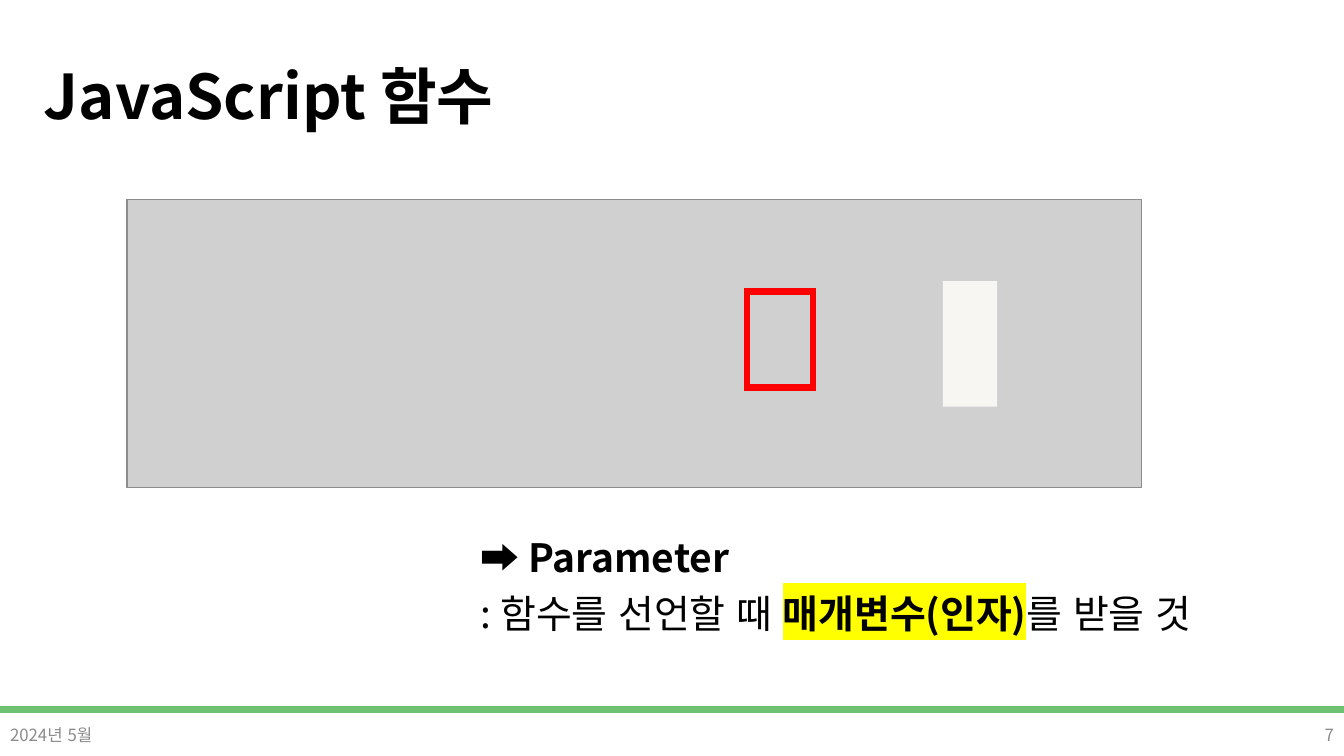
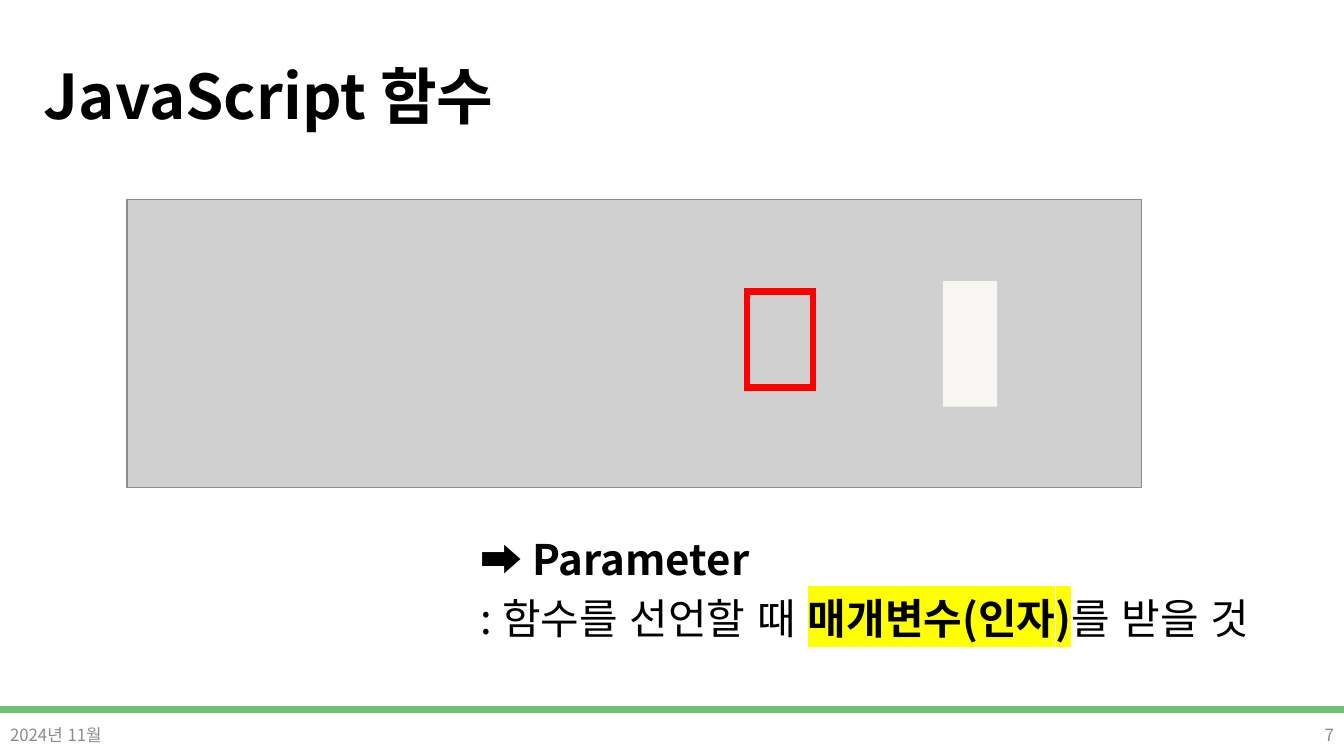
Before and after one commit to DevDamon0527/SeSAC_Yeongdeungpo_Campus_6th, a slide deck: slide 7 of material/[SeSAC_YDP_6] 04_3_Javascript.pptx. Drawn at 1344x756 pixels with LibreOffice and Linux fonts; fonts in the diff are those of the drawing; grey boxes stand for pictures; background and template pictures are left out. Boxes give left, top, right and bottom in pixels: in the first picture for what was removed or moved away, otherwise in the second. Text is boxed around its words. In the diff, an @@ line names an element or a change of style, - is before the commit and + after.

```diff
--- a/material/[SeSAC_YDP_6] 04_3_Javascript.pptx
+++ b/material/[SeSAC_YDP_6] 04_3_Javascript.pptx
@@ text "➡ Parameter" at (502,544,1250,645): size 27.8 to 30 pt @@
@@ text at (10,727,102,742): text changed @@
-2024년 5월
+2024년 11월
```
Also in this commit, not shown: 31 other slides changed, 2 slides added, 1 slide removed, 13 other files.
